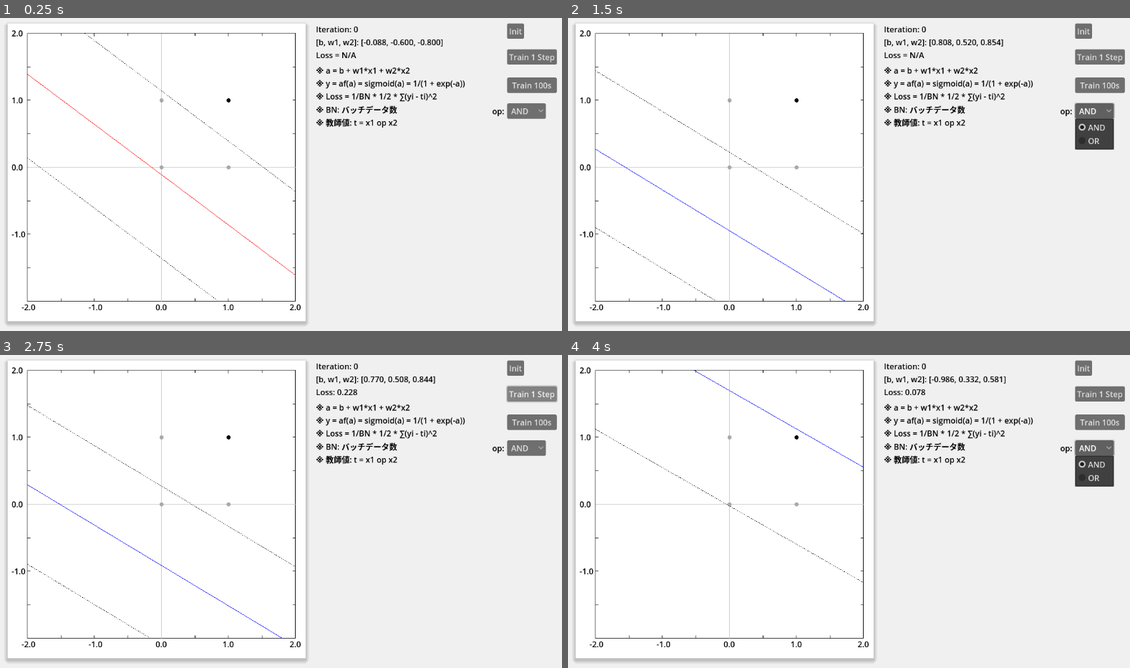
Above: before the commit, frames 1-4 (two rows, left to right).
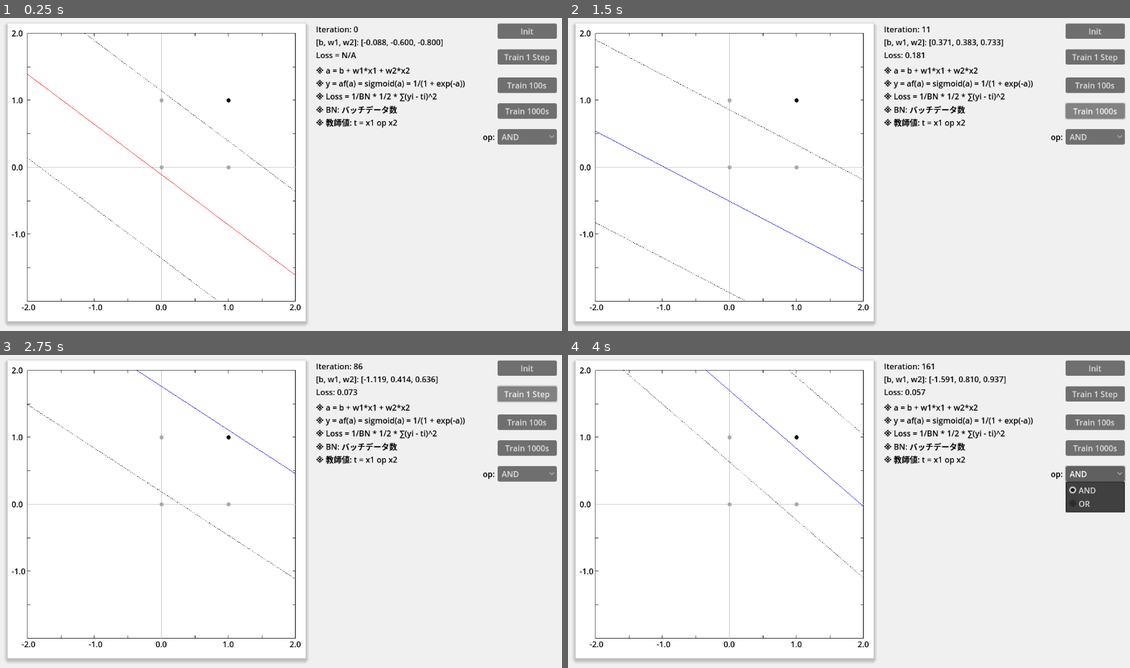
Above: after the commit, the same moments.

Repository: vivisuke/VisualFCL
Game: Godot game, scene res://fc1layer_scene.tscn
Same seed, same stepped clock (60 frames per second), same inputs: the game is played once before the commit and once after it.
Inputs (mouse positions are in pixels of both pictures, inside the frame that each line leads up to):
- Up to frame 1 (0.25 s): no input
- Up to frame 2 (1.5 s): click "Init" at 0.5 s; click (1096, 111) at 1.25 s, where only the run after the commit has a clickable "Train 1000s"
- Up to frame 3 (2.75 s): click "Train 1 Step" at 2 s
- Up to frame 4 (4 s): click "Train 100s" at 2.75 s; click "AND" at 3.5 s

The runs differ from the first frame. In frame 1, 1.6% of the frame differs, in the area x 85-100%, y 1-41%; in frame 2, 2.9%; in frame 3, 2.3%; in frame 4, 3.3%, in the area x 4-100%, y 1-73%.

Commit message:
0030 ◎ C 06/15 06/15 0.001│ToDo│イテレーション数表示

Diff:
--- a/VisualFCL/fc1layer_scene.tscn
+++ b/VisualFCL/fc1layer_scene.tscn
@@ -83,31 +83,38 @@
 text = "※ 教師値: t = x1 op x2"
 
 [node name="InitButton" type="Button" parent="."]
-offset_left = 1030.0
+offset_left = 1011.0
 offset_top = 24.0
-offset_right = 1064.0
+offset_right = 1130.0
 offset_bottom = 55.0
 text = "Init"
 
 [node name="Train1Button" type="Button" parent="."]
-offset_left = 1030.0
+offset_left = 1011.0
 offset_top = 76.0
 offset_right = 1130.0
 offset_bottom = 107.0
 text = "Train 1 Step"
 
 [node name="Train100Button" type="Button" parent="."]
-offset_left = 1030.0
+offset_left = 1011.0
 offset_top = 133.0
 offset_right = 1130.0
 offset_bottom = 164.0
 text = "Train 100s"
 
+[node name="Train1000Button" type="Button" parent="."]
+offset_left = 1011.0
+offset_top = 185.0
+offset_right = 1130.0
+offset_bottom = 216.0
+text = "Train 1000s"
+
 [node name="OperatorButton" type="OptionButton" parent="."]
-offset_left = 1030.0
-offset_top = 185.0
-offset_right = 1108.0
-offset_bottom = 216.0
+offset_left = 1011.0
+offset_top = 237.0
+offset_right = 1130.0
+offset_bottom = 268.0
 item_count = 2
 selected = 0
 popup/item_0/text = "AND"
@@ -128,4 +135,5 @@
 [connection signal="pressed" from="InitButton" to="." method="_on_init_button_pressed"]
 [connection signal="pressed" from="Train1Button" to="." method="_on_train_1_button_pressed"]
 [connection signal="pressed" from="Train100Button" to="." method="_on_train_100_button_pressed"]
+[connection signal="pressed" from="Train1000Button" to="." method="_on_train_1000_button_pressed"]
 [connection signal="item_selected" from="OperatorButton" to="." method="_on_operator_button_item_selected"]
--- a/VisualFCL/scripts/fc1layer_scene.gd
+++ b/VisualFCL/scripts/fc1layer_scene.gd
@@ -7,14 +7,15 @@
 }
 const boolean_pos = [[0, 0], [1, 0], [0, 1], [1, 1]]
 var ALPHA = 0.1			# 学習率
-var round = 0						# ラウンド数
+#var round = 0						# ラウンド数
 var ope = OP_AND
 var n_train = 0
+var n_iteration = 0					# イテレーション数
 var n_batch
 var sumLoss
 var fcl
-var vec_weight = [0.0, 0.7, 0.7]		# [b, w1, w2] 重みベクター
-var vec_grad							# 勾配合計
+var vec_weight = [0.0, 0.7, 0.7]	# [b, w1, w2] 重みベクター
+var vec_grad						# 勾配合計
 
 # ２入力１出力総結合層クラス
 # 活性化関数：シグモイド固定
@@ -50,7 +51,8 @@
 	init()
 	pass # Replace with function body.
 func init():
-	round = 0
+	#round = 0
+	n_iteration = 0
 	n_train = 0
 	# 重みベクター初期化
 	if true:
@@ -62,12 +64,15 @@
 		vec_weight[0] = -2.0
 		vec_weight[1] = 1.0
 		vec_weight[2] = 1.0
+	$ItrLabel.text = "Iteration: 0"
 	$WeightLabel.text = "[b, w1, w2]: [%.3f, %.3f, %.3f]" % vec_weight
 	$GraphRect.vec_weight = vec_weight
 	$GraphRect.queue_redraw()
 # Called every frame. 'delta' is the elapsed time since the previous frame.
 func _process(delta):
 	if n_train > 0:
+		n_iteration += 1
+		$ItrLabel.text = "Iteration: %d" % n_iteration
 		n_train -= 1
 		do_train()
 	pass
@@ -116,6 +121,9 @@
 func _on_train_100_button_pressed():
 	n_train = 100
 	pass # Replace with function body.
+func _on_train_1000_button_pressed():
+	n_train = 1000
+	pass # Replace with function body.
 
 
 func _on_operator_button_item_selected(index):
Not shown, changed: VisualFCL.spr
